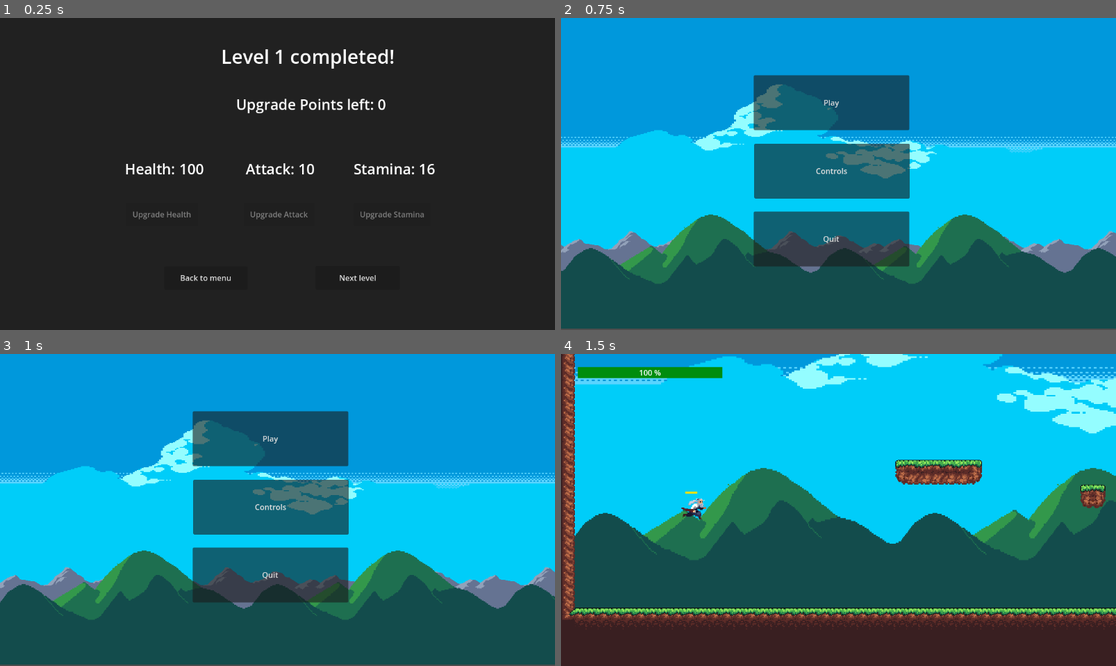
Above: before the commit, frames 1-4 (two rows, left to right).
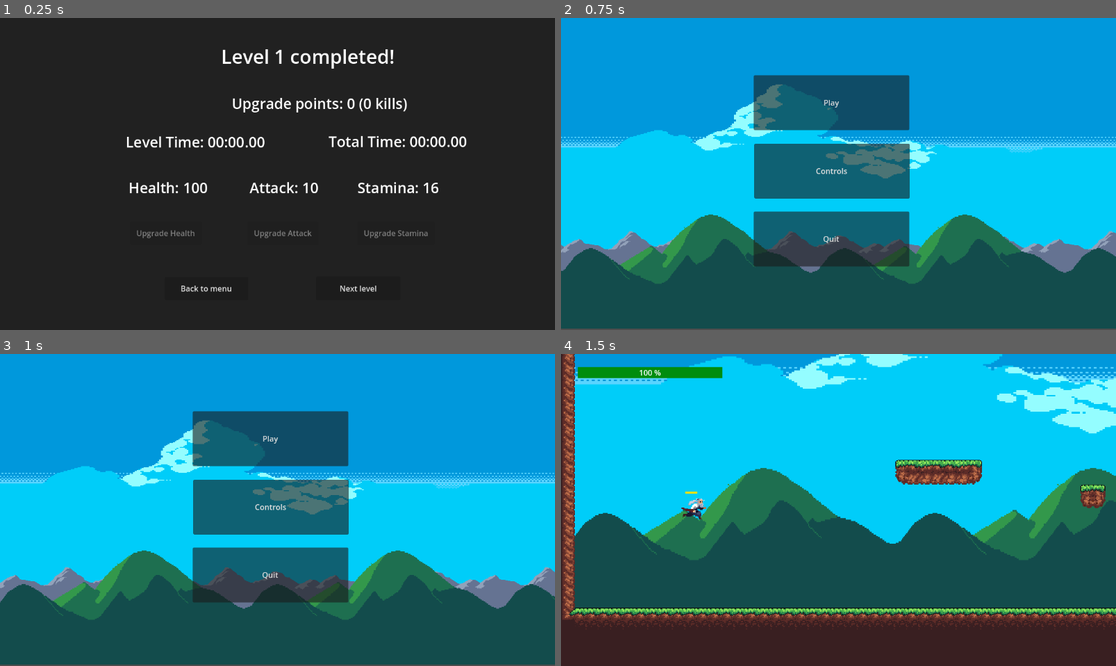
Above: after the commit, the same moments.

Repository: lukaszavadil1/AK8POGame
Game: Godot game, scene res://Scenes/UpgradeScreen.tscn
The game is run twice, just before and just after one commit, with the same random seed, the same clock (stepped at 60 frames per second) and the same inputs. This scene is started directly instead of the project's main scene.
Inputs:
- Up to frame 1 (0.25 s): no input
- Up to frame 2 (0.75 s): click "Back to menu" at 0.5 s
- Up to frame 3 (1 s): no input
- Up to frame 4 (1.5 s): click "Play" at 1.25 s

The runs differ from the first frame. In frame 1, 3.6% of the frame differs, in the area x 22-85%, y 25-88%; in frame 2, nothing differs; in frame 3, nothing differs; in frame 4, nothing differs.

Commit message:
Added game over screen and timers to track level and run time

Diff:
--- a/src/Assets/EndTree/EbdTree.gd
+++ b/src/Assets/EndTree/EbdTree.gd
@@ -5,7 +5,11 @@
 
 func _on_body_entered(body):
 	if body.name == "Player":
+		GameState.complete_level()
 		call_deferred("_change_scene")
 
 func _change_scene():
-	get_tree().change_scene_to_file("res://Scenes/UpgradeScreen.tscn")
+	if GameState.current_level == 5:
+		get_tree().change_scene_to_file("res://Scenes/GameOverScreen.tscn")
+	else:
+		get_tree().change_scene_to_file("res://Scenes/UpgradeScreen.tscn")
--- a/src/Enemies/boss.gd
+++ b/src/Enemies/boss.gd
@@ -129,4 +129,4 @@
 	call_deferred("_change_scene")
 
 func _change_scene():
-	get_tree().change_scene_to_file("res://Scenes/UpgradeScreen.tscn")
+	get_tree().change_scene_to_file("res://Scenes/GameOverScreen.tscn")
--- /dev/null
+++ b/src/Scenes/GameOverScreen.tscn
@@ -0,0 +1,86 @@
+[gd_scene load_steps=2 format=3 uid="uid://bktm5n78lykm2"]
+
+[ext_resource type="Script" uid="uid://cbdynvf18812r" path="res://Scenes/game_over_screen.gd" id="1_d4r0f"]
+
+[node name="GameOverScreen" type="CanvasLayer"]
+script = ExtResource("1_d4r0f")
+
+[node name="ColorRect" type="ColorRect" parent="."]
+offset_right = 1152.0
+offset_bottom = 648.0
+color = Color(0.129558, 0.129558, 0.129558, 1)
+
+[node name="Title" type="Label" parent="."]
+offset_left = 450.0
+offset_top = 40.0
+offset_right = 791.0
+offset_bottom = 153.0
+theme_override_font_sizes/font_size = 40
+text = "Game completed!
+Congratulations"
+horizontal_alignment = 1
+
+[node name="Kills" type="Label" parent="."]
+offset_left = 510.0
+offset_top = 194.0
+offset_right = 669.0
+offset_bottom = 238.0
+theme_override_font_sizes/font_size = 30
+horizontal_alignment = 1
+
+[node name="LevelTime" type="Label" parent="."]
+offset_left = 254.0
+offset_top = 249.0
+offset_right = 413.0
+offset_bottom = 293.0
+theme_override_font_sizes/font_size = 30
+horizontal_alignment = 1
+
+[node name="TotalTime" type="Label" parent="."]
+offset_left = 727.0
+offset_top = 249.0
+offset_right = 886.0
+offset_bottom = 293.0
+theme_override_font_sizes/font_size = 30
+horizontal_alignment = 1
+
+[node name="Stamina" type="Label" parent="."]
+offset_left = 753.0
+offset_top = 395.0
+offset_right = 912.0
+offset_bottom = 439.0
+theme_override_font_sizes/font_size = 30
+horizontal_alignment = 1
+
+[node name="Attack" type="Label" parent="."]
+offset_left = 521.0
+offset_top = 395.0
+offset_right = 680.0
+offset_bottom = 439.0
+theme_override_font_sizes/font_size = 30
+horizontal_alignment = 1
+
+[node name="Health" type="Label" parent="."]
+offset_left = 278.0
+offset_top = 395.0
+offset_right = 437.0
+offset_bottom = 439.0
+theme_override_font_sizes/font_size = 30
+horizontal_alignment = 1
+
+[node name="Quit" type="Button" parent="."]
+offset_left = 655.0
+offset_top = 515.0
+offset_right = 830.0
+offset_bottom = 564.0
+text = "Quit"
+
+[node name="BackToMenu" type="Button" parent="."]
+offset_left = 341.0
+offset_top = 516.0
+offset_right = 514.0
+offset_bottom = 564.0
+text = "Back to menu"
+
+[connection signal="pressed" from="Quit" to="." method="_on_quit_pressed"]
+[connection signal="pressed" from="BackToMenu" to="." method="_on_back_to_menu_pressed"]
--- a/src/Scenes/UpgradeScreen.tscn
+++ b/src/Scenes/UpgradeScreen.tscn
@@ -19,72 +19,88 @@
 horizontal_alignment = 1
 
 [node name="UpgradePoints" type="Label" parent="."]
-offset_left = 490.0
-offset_top = 158.0
-offset_right = 649.0
-offset_bottom = 202.0
+offset_left = 481.0
+offset_top = 156.0
+offset_right = 640.0
+offset_bottom = 200.0
+theme_override_font_sizes/font_size = 30
+horizontal_alignment = 1
+
+[node name="LevelTime" type="Label" parent="."]
+offset_left = 261.0
+offset_top = 236.0
+offset_right = 420.0
+offset_bottom = 280.0
+theme_override_font_sizes/font_size = 30
+horizontal_alignment = 1
+
+[node name="TotalTime" type="Label" parent="."]
+offset_left = 682.0
+offset_top = 235.0
+offset_right = 841.0
+offset_bottom = 279.0
 theme_override_font_sizes/font_size = 30
 horizontal_alignment = 1
 
 [node name="Stamina" type="Label" parent="."]
-offset_left = 734.0
-offset_top = 292.0
-offset_right = 893.0
-offset_bottom = 336.0
+offset_left = 742.0
+offset_top = 331.0
+offset_right = 901.0
+offset_bottom = 375.0
 theme_override_font_sizes/font_size = 30
 horizontal_alignment = 1
 
 [node name="Attack" type="Label" parent="."]
-offset_left = 502.0
-offset_top = 292.0
-offset_right = 661.0
-offset_bottom = 336.0
+offset_left = 510.0
+offset_top = 331.0
+offset_right = 669.0
+offset_bottom = 375.0
 theme_override_font_sizes/font_size = 30
 horizontal_alignment = 1
 
 [node name="Health" type="Label" parent="."]
-offset_left = 259.0
-offset_top = 292.0
-offset_right = 418.0
-offset_bottom = 336.0
+offset_left = 267.0
+offset_top = 331.0
+offset_right = 426.0
+offset_bottom = 375.0
 theme_override_font_sizes/font_size = 30
 horizontal_alignment = 1
 
 [node name="UpgradeHealth" type="Button" parent="."]
-offset_left = 262.0
-offset_top = 384.0
-offset_right = 411.0
-offset_bottom = 432.0
+offset_left = 270.0
+offset_top = 423.0
+offset_right = 419.0
+offset_bottom = 471.0
 text = "Upgrade Health"
 
 [node name="UpgradeStamina" type="Button" parent="."]
-offset_left = 734.0
-offset_top = 384.0
-offset_right = 894.0
-offset_bottom = 432.0
+offset_left = 742.0
+offset_top = 423.0
+offset_right = 902.0
+offset_bottom = 471.0
 text = "Upgrade Stamina
 "
 
 [node name="UpgradeAttack" type="Button" parent="."]
-offset_left = 506.0
-offset_top = 384.0
-offset_right = 653.0
-offset_bottom = 432.0
+offset_left = 514.0
+offset_top = 423.0
+offset_right = 661.0
+offset_bottom = 471.0
 text = "Upgrade Attack"
 
 [node name="NextLevel" type="Button" parent="."]
-offset_left = 655.0
-offset_top = 515.0
-offset_right = 830.0
-offset_bottom = 564.0
+offset_left = 656.0
+offset_top = 537.0
+offset_right = 831.0
+offset_bottom = 586.0
 text = "Next level
 "
 
 [node name="BackToMenu" type="Button" parent="."]
-offset_left = 341.0
-offset_top = 516.0
-offset_right = 514.0
-offset_bottom = 564.0
+offset_left = 342.0
+offset_top = 538.0
+offset_right = 515.0
+offset_bottom = 586.0
 text = "Back to menu"
 
 [connection signal="pressed" from="UpgradeHealth" to="." method="_on_upgrade_health_pressed"]
--- /dev/null
+++ b/src/Scenes/game_over_screen.gd
@@ -0,0 +1,26 @@
+extends CanvasLayer
+
+@onready var kills_label = $Kills
+@onready var health_label = $Health
+@onready var attack_label = $Attack
+@onready var stamina_label = $Stamina
+@onready var level_time_label = $LevelTime
+@onready var total_time_label = $TotalTime
+
+func _ready():
+	update_ui()
+	level_time_label.text = "Level Time: " + GameState.format_time(GameState.level_completion_time)
+	total_time_label.text = "Total Time: " + GameState.format_time(GameState.total_run_time)
+
+func update_ui():
+	kills_label.text = "Total kills: %d" % PlayerStats.kill_count
+	health_label.text = "Health: %d" % PlayerStats.base_health
+	attack_label.text = "Attack: %d" % PlayerStats.attack
+	stamina_label.text = "Stamina: %d" % PlayerStats.base_stamina
+
+func _on_back_to_menu_pressed() -> void:
+	PlayerStats.reset()
+	get_tree().change_scene_to_file("res://Scenes/Main.tscn")
+
+func _on_quit_pressed() -> void:
+	get_tree().quit()
--- a/src/Scenes/main.gd
+++ b/src/Scenes/main.gd
@@ -6,6 +6,7 @@
 
 
 func _on_play_button_pressed() -> void:
+	GameState.start_run_timer()
 	get_tree().change_scene_to_file("res://Scenes/Levels/level_1.tscn")
 
 
--- a/src/Scenes/upgrade_screen.gd
+++ b/src/Scenes/upgrade_screen.gd
@@ -5,15 +5,19 @@
 @onready var health_label = $Health
 @onready var attack_label = $Attack
 @onready var stamina_label = $Stamina
+@onready var level_time_label = $LevelTime
+@onready var total_time_label = $TotalTime
 @onready var upgrade_health_button = $UpgradeHealth
 @onready var upgrade_attack_button = $UpgradeAttack
 @onready var upgrade_stamina_button = $UpgradeStamina
 
 func _ready():
 	update_ui()
+	level_time_label.text = "Level Time: " + GameState.format_time(GameState.level_completion_time)
+	total_time_label.text = "Total Time: " + GameState.format_time(GameState.total_run_time)
 
 func update_ui():
-	upgrade_points_label.text = "Upgrade Points left: %d" % PlayerStats.upgrade_points
+	upgrade_points_label.text = "Upgrade points: %d (%d kills)" % [PlayerStats.upgrade_points, PlayerStats.kill_count]
 	health_label.text = "Health: %d" % PlayerStats.base_health
 	attack_label.text = "Attack: %d" % PlayerStats.attack
 	stamina_label.text = "Stamina: %d" % PlayerStats.base_stamina
@@ -49,7 +53,9 @@
 
 func _on_back_to_menu_pressed() -> void:
 	PlayerStats.reset()
+	GameState.reset()
 	get_tree().change_scene_to_file("res://Scenes/Main.tscn")
 
 func _on_next_level_pressed() -> void:
+	GameState.level_start_time = Time.get_ticks_msec()
 	get_tree().change_scene_to_file(GameState.get_next_level_path())
--- a/src/Utils/game_state.gd
+++ b/src/Utils/game_state.gd
@@ -1,7 +1,15 @@
 extends Node
 
+# Level tracking
 var current_level: int = 1
 const TOTAL_LEVELS: int = 5
+
+# Time tracking
+var level_start_time: float = 0.0
+var level_completion_time: float = 0.0
+var total_run_time: float = 0.0
+var run_start_time: float = 0.0
+var is_run_active: bool = false
 
 func get_next_level_path() -> String:
 	current_level += 1
@@ -12,6 +20,34 @@
 
 func reset() -> void:
 	current_level = 1
+	total_run_time = 0.0
+	level_completion_time = 0.0
+	run_start_time = 0.0
+	level_start_time = 0.0
+	is_run_active = false
 
 func is_final_level() -> bool:
 	return current_level > TOTAL_LEVELS
+
+func start_run_timer():
+	if not is_run_active:
+		total_run_time = 0.0
+		is_run_active = true
+	level_start_time = Time.get_ticks_msec()
+
+func complete_level():
+	level_completion_time = (Time.get_ticks_msec() - level_start_time) / 1000.0
+	total_run_time += level_completion_time
+
+func get_current_level_time() -> float:
+	return (Time.get_ticks_msec() - level_start_time) / 1000.0
+
+func get_total_run_time() -> float:
+	if is_run_active:
+		return total_run_time + get_current_level_time()
+	return total_run_time
+
+func format_time(seconds: float) -> String:
+	var minutes = floor(seconds / 60)
+	var secs = fmod(seconds, 60)
+	return "%02d:%05.2f" % [minutes, secs]
Not shown: 1 places in src/Scenes/Levels/level_1.tscn that only renumber resources
Not shown: 1 places in src/Scenes/Levels/level_2.tscn that only renumber resources
Not shown: 1 places in src/Scenes/Levels/level_3.tscn that only renumber resources
Not shown: 1 places in src/Scenes/Levels/level_4.tscn that only renumber resources
Not shown: 1 places in src/Scenes/Levels/level_5.tscn that only renumber resources
Not shown: 1 places in src/Scenes/PauseScreen.tscn that only renumber resources
Not shown: 1 places in src/Scenes/UpgradeScreen.tscn that only renumber resources
